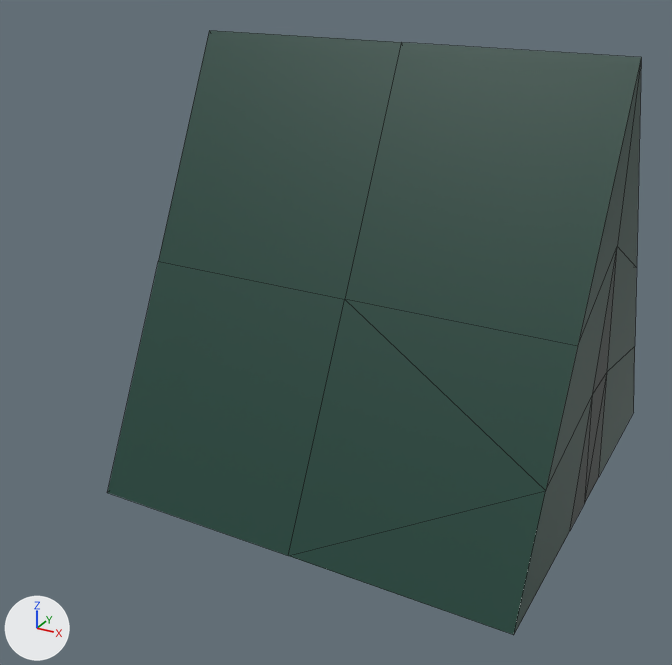
Renders of the FBX model Assets/World/Campsite/TentObj.fbx from each side of a commit.
Camera for both pictures: a 50 mm lens placed at (8.74, -18.77, 12.31), pointed at (-1.4, -0.34, 3.1). Lighting does not change. The marker at lower left points along +X, +Y and +Z. Mesh edges are drawn as thin lines. Where no turn or scale is listed for an object, it has been applied to the vertices.

Names of what the first picture shows: 'Tent'.
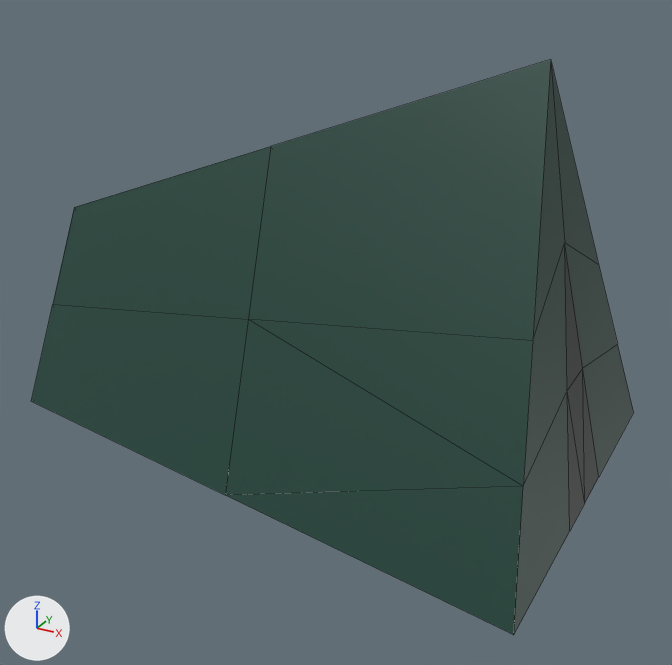
Location of each change, (x1, y1, x2, y2) in pixels of the pictures (672 x 665 px):
'Tent', reshaped (13% wider)
    before: (107, 30, 641, 635)
    after: (31, 60, 633, 635)

The edits, one by one:
me_cube is used by ob_tent; location (0.0, 0.0, 0.0).
me_cube had 25 vertices, 30 faces and spanned x -5.0..5.0, y -5.0..5.0, z 0.0..10.0.
me_cube now has 24 vertices, 28 faces and spans x -10.0..5.0, y -5.0..5.0, z 0.0..9.85.
Part 1, on me_cube:
20 vertices are removed from x -5.0..5.0, y -5.0..5.0, z 0.0..10.0.
30 faces are deleted.
19 vertices are added at x -10.0..4.57, y -3.75..3.75, z 0.0..9.85.
24 new faces join them, mat_tent (dark green #194237).
4 new faces join them, mat_door (black #0c2119).
